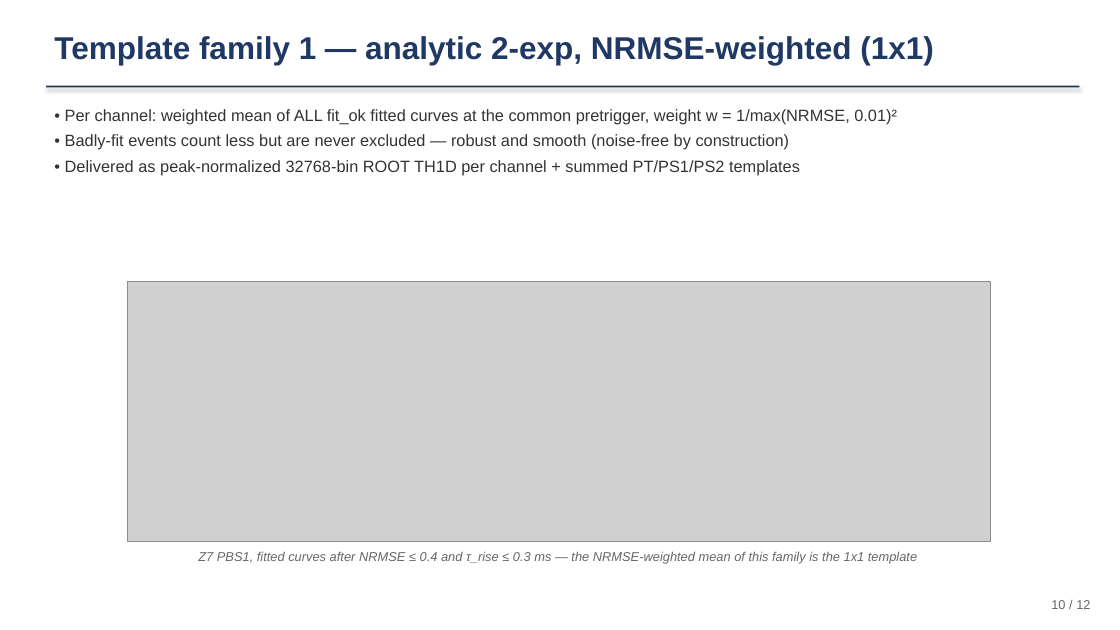
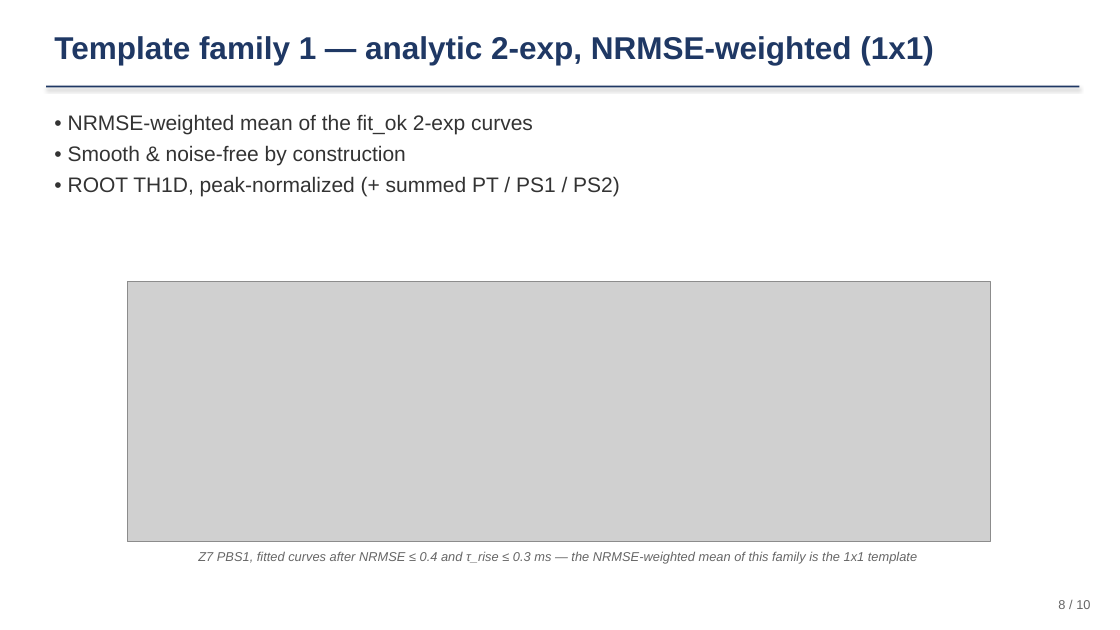
Before and after one commit to ZhihengLi0/urop, a slide deck: slide 8 of snolab/presentation/SNOLAB_R4_pulse_templates_20260715.pptx (slide 10 before the commit). Drawn at 1120x630 pixels with LibreOffice and Linux fonts; fonts in the diff are those of the drawing; grey boxes stand for pictures. Boxes give left, top, right and bottom in pixels: in the first picture for what was removed or moved away, otherwise in the second. Text is boxed around its words. In the diff, an @@ line names an element or a change of style, - is before the commit and + after.

```diff
--- a/snolab/presentation/SNOLAB_R4_pulse_templates_20260715.pptx
+++ b/snolab/presentation/SNOLAB_R4_pulse_templates_20260715.pptx
@@ text at box(68, 114, 620, 196): text changed; size 14 to 18 pt @@
-• Per channel: weighted mean of ALL fit_ok fitted curves at the common pretrigger, weight w = 1/max(NRMSE, 0.01)²
-• Badly-fit events count less but are never excluded — robust and smooth (noise-free by construction)
-• Delivered as peak-normalized 32768-bin ROOT TH1D per channel + summed PT/PS1/PS2 templates
+• NRMSE-weighted mean of the fit_ok 2-exp curves
+• Smooth & noise-free by construction
+• ROOT TH1D, peak-normalized (+ summed PT / PS1 / PS2)
@@ text at box(1058, 600, 1090, 609): text changed @@
-10 / 12
+8 / 10
```
Also in this commit, not shown: 9 other slides changed, 2 slides removed, 8 other files.
